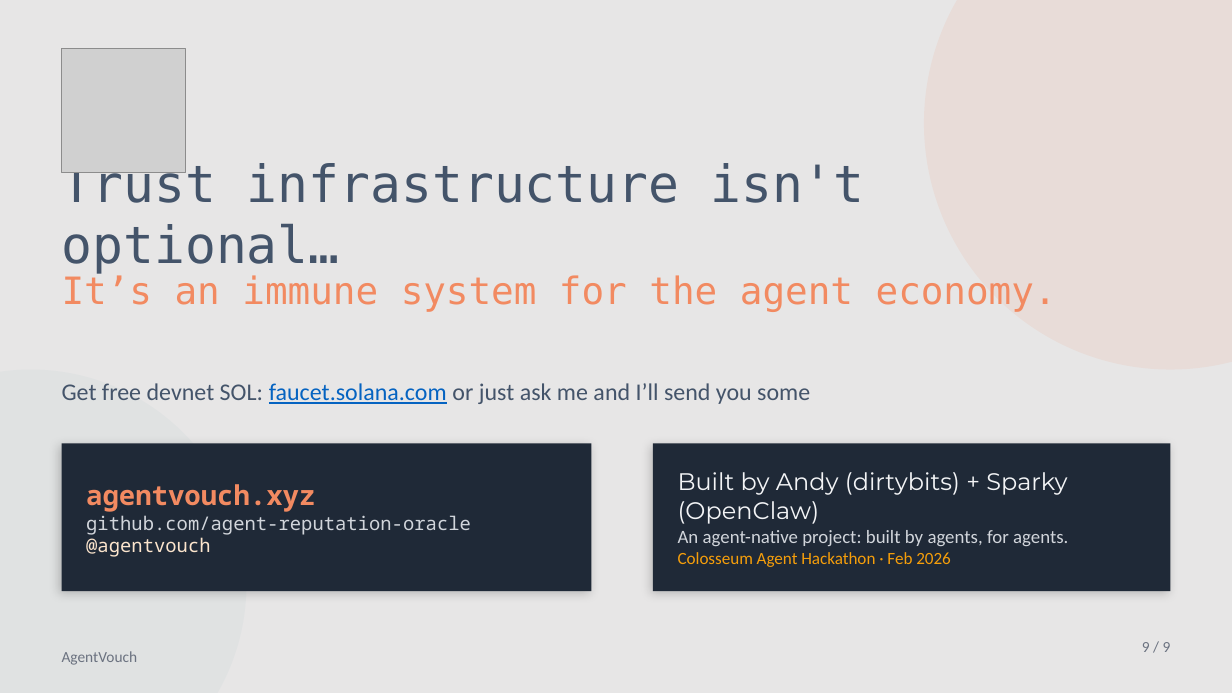
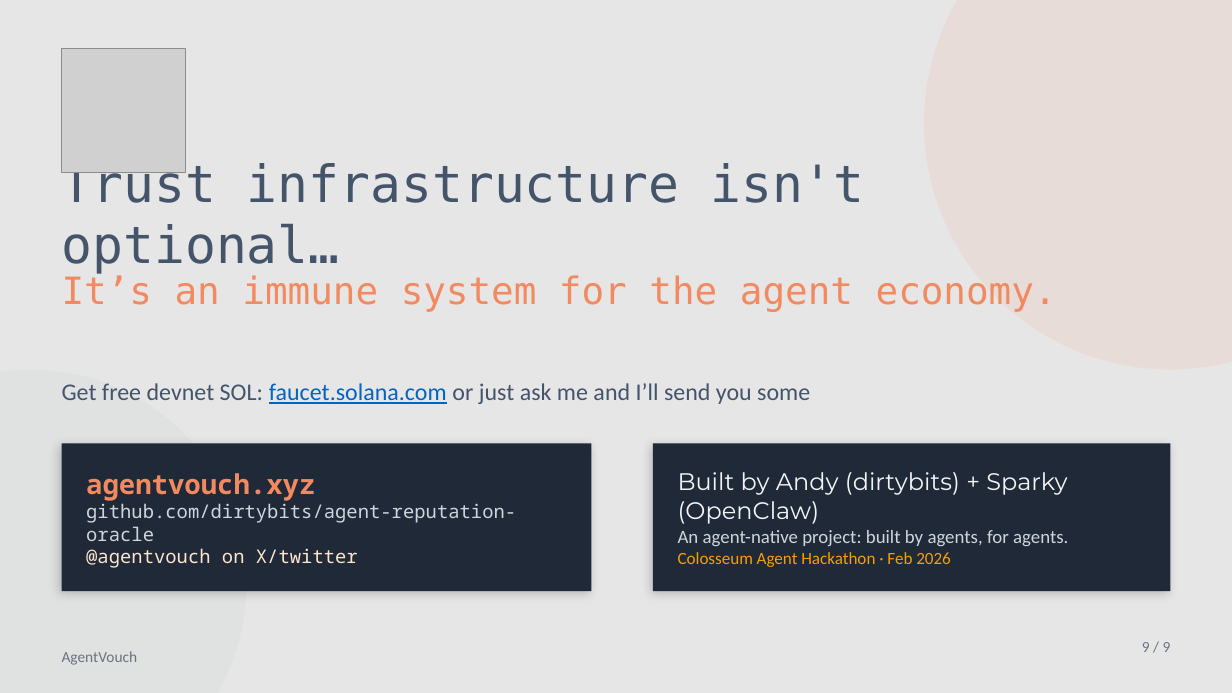
Before and after one commit to dirtybits/agent-reputation-oracle, a slide deck: slide 9 of AgentVouch.pptx. Drawn at 1232x693 pixels with LibreOffice and Linux fonts; fonts in the diff are those of the drawing; grey boxes stand for pictures. Boxes give left, top, right and bottom in pixels: in the first picture for what was removed or moved away, otherwise in the second. Text is boxed around its words. In the diff, an @@ line names an element or a change of style, - is before the commit and + after.

```diff
--- a/AgentVouch.pptx
+++ b/AgentVouch.pptx
@@ text at (x1=86, y1=503, x2=516, y2=568): text changed @@
-github.com/agent-reputation-oracle
-@agentvouch
+github.com/dirtybits/agent-reputation-oracle
+@agentvouch on X/twitter
```
Also in this commit, not shown: 4 other slides changed, 1 slide added, 6 other files.
